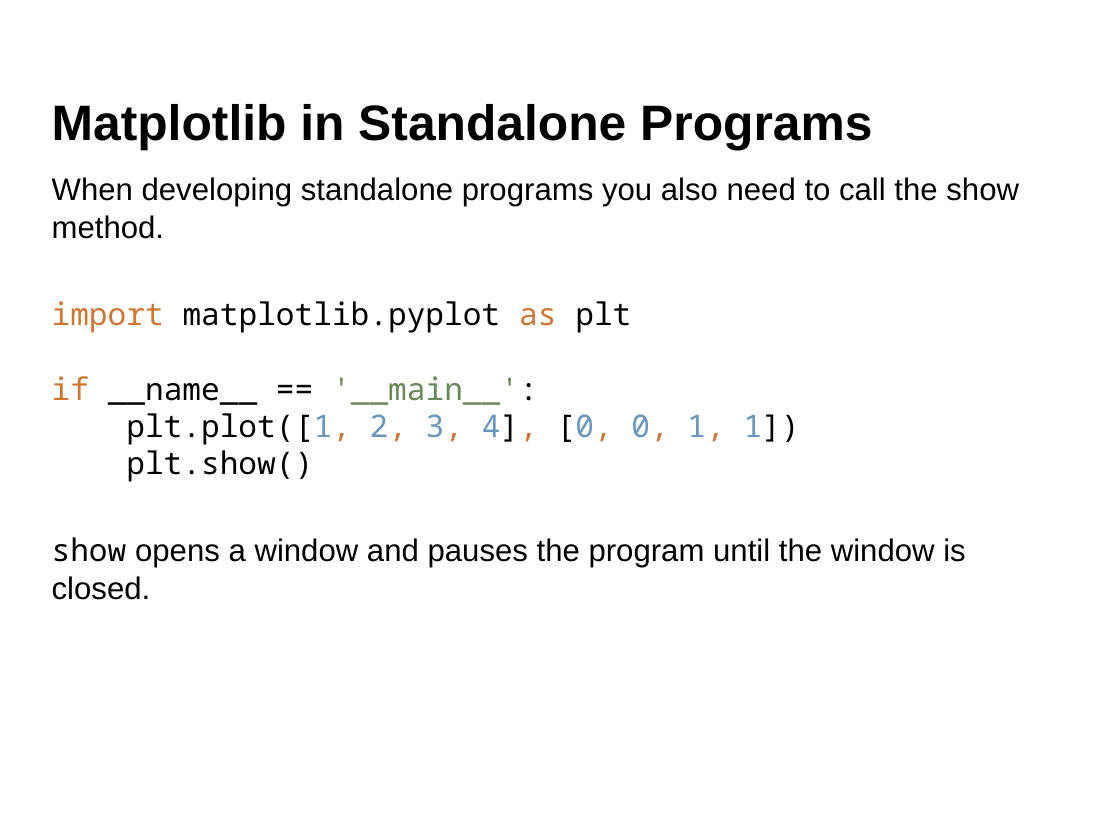
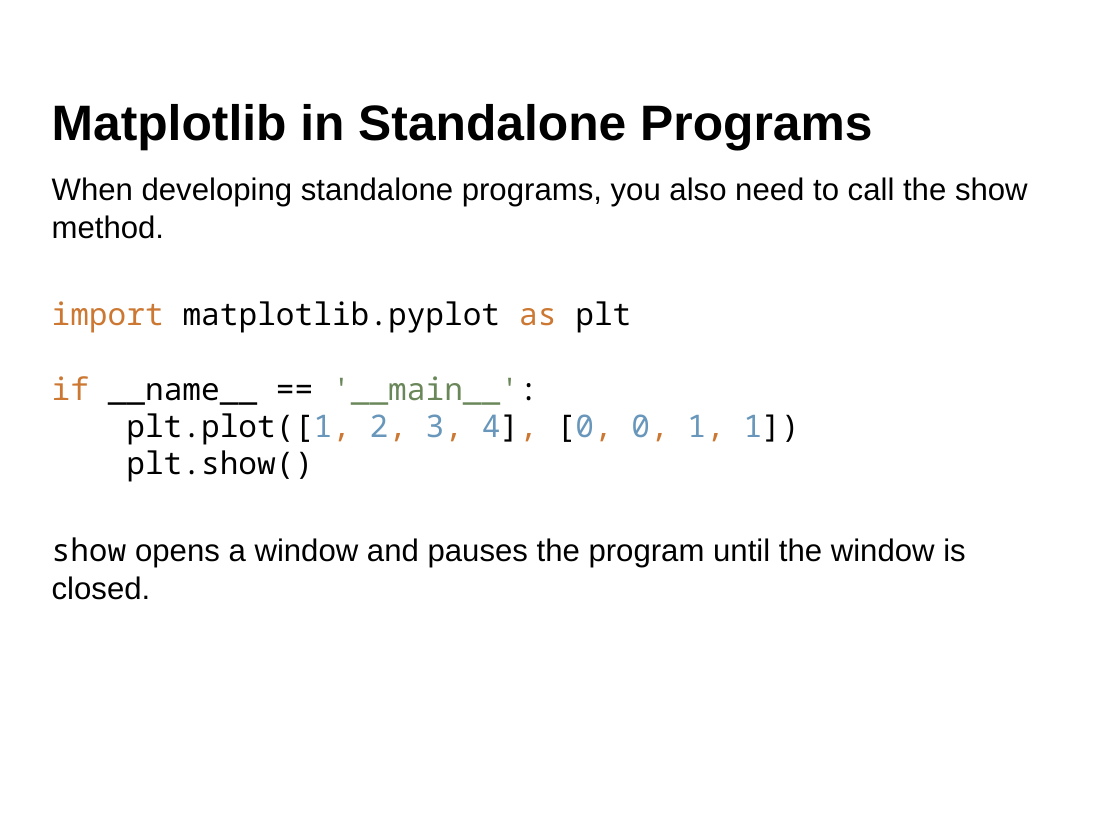
Before and after one commit to aldolipani/CEGE0096, a slide deck: slide 25 of 05 - Week/5 - Geometry with Python.pptx. Drawn at 1120x840 pixels with LibreOffice and Linux fonts; fonts in the diff are those of the drawing; background and template pictures are left out. Boxes give left, top, right and bottom in pixels: in the first picture for what was removed or moved away, otherwise in the second. Text is boxed around its words. In the diff, an @@ line names an element or a change of style, - is before the commit and + after.

```diff
--- a/05 - Week/5 - Geometry with Python.pptx
+++ b/05 - Week/5 - Geometry with Python.pptx
@@ text at (52, 177, 1028, 239): text changed @@
-When developing standalone programs you also need to call the show method.
+When developing standalone programs, you also need to call the show method.
```
Also in this commit, not shown: 13 other slides changed, 6 slides added.
